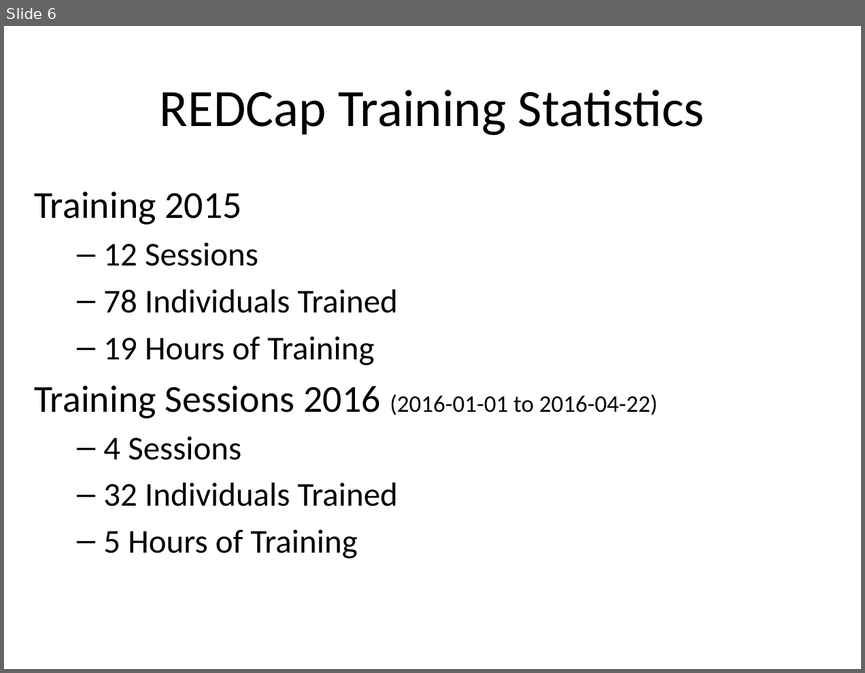
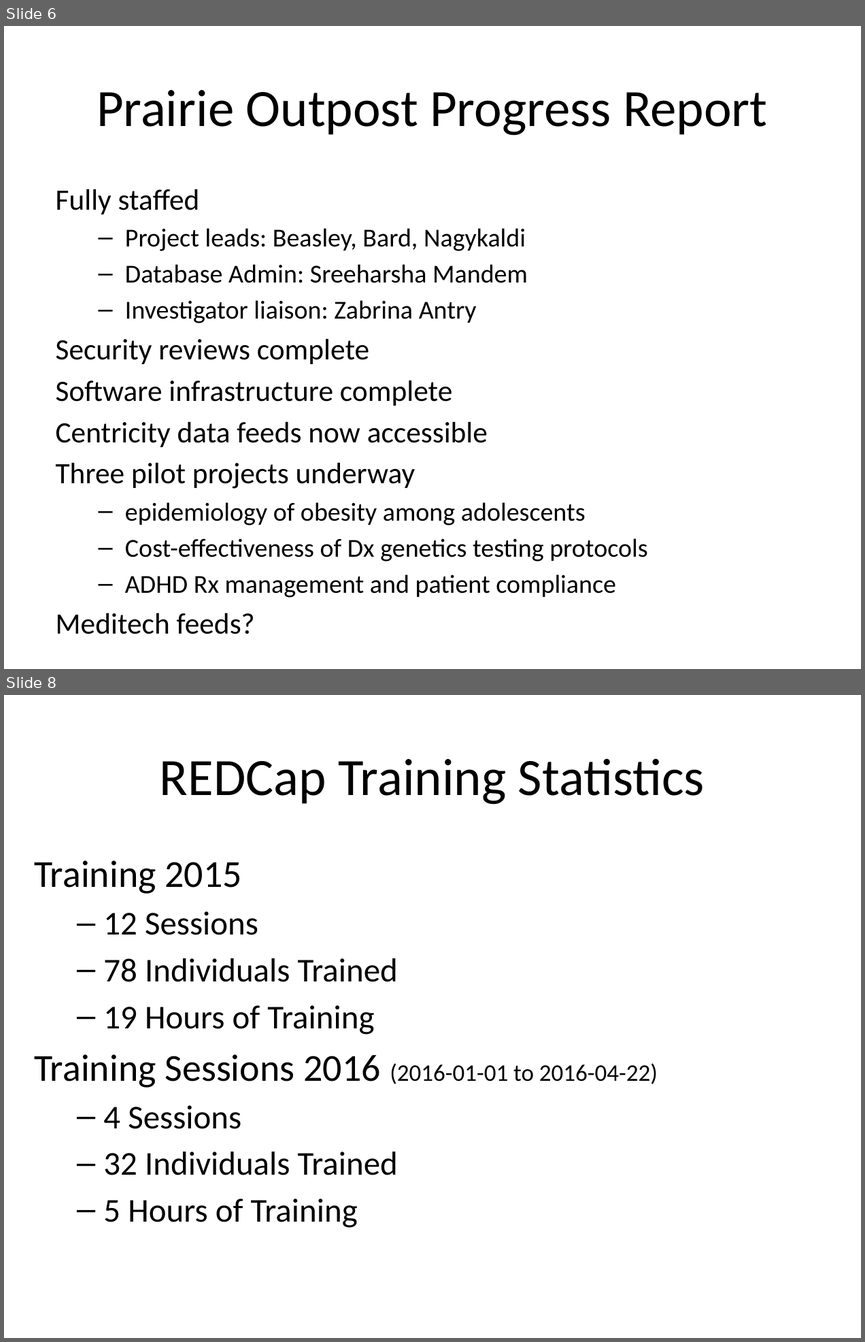
Before and after one commit to OuhscBbmc/RedcapGovernanceDocs, a slide deck: agendas/2016-04-redcap-governance-meeting.pptx. Shown one above the other, each under a label of ours: slide 6 before the commit, slides 6 and 8 after it; the slides between them are not shown. The pictures are 865x673 and 865x1342 pixels, drawn with LibreOffice and Linux fonts; fonts in the diff are those of the drawing. Boxes give left, top, right and bottom in pixels: in the first picture for what was removed or moved away, otherwise in the second. Text is boxed around its words. In the diff, an @@ line names an element or a change of style, - is before the commit and + after.

```diff
--- a/agendas/2016-04-redcap-governance-meeting.pptx
+++ b/agendas/2016-04-redcap-governance-meeting.pptx
@@ slide 6 added at <box>4,26,861,669</box>, background #FFFFFF @@
@@ title added at <box>96,90,767,135</box>, 44 pt, text #000000 @@
+Prairie Outpost Progress Report
@@ text added at <box>56,189,647,597</box>, 21.7 pt, text #000000 @@
+Fully staffed
+  – Project leads: Beasley, Bard, Nagykaldi
+  – Database Admin: Sreeharsha Mandem
+  – Investigator liaison: Zabrina Antry
+Security reviews complete
+Software infrastructure complete
+Centricity data feeds now accessible
+Three pilot projects underway
+  – epidemiology of obesity among adolescents
+  – Cost-effectiveness of Dx genetics testing protocols
+  – ADHD Rx management and patient compliance
+Meditech feeds?
@@ what was slide 6 is now slide 8 @@
```
Also in this commit, not shown: 8 slides changed, 8 other slides added, 9 slides removed, 1 other file.
